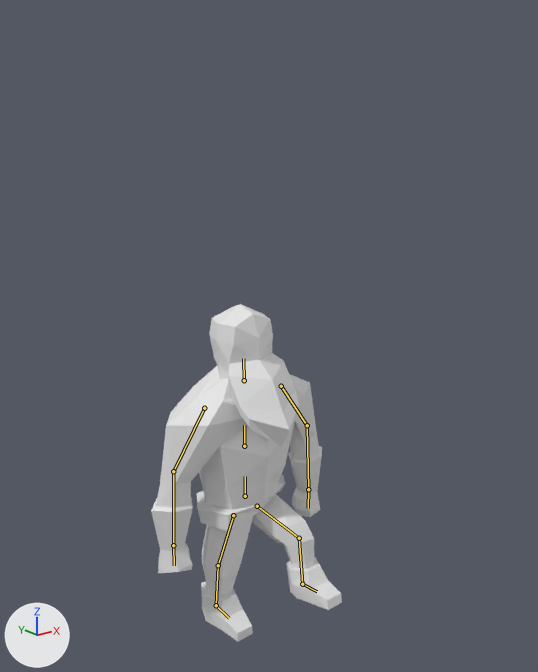
Before and after pictures for a commit that changed the Blender file Animations/WarriorGroundStomp.blend.
The view is the same before and after, from a 50 mm lens placed at (-10.78, -14.47, 13.56), pointed at (-0.06, -1.06, 8.2). Lighting does not change. The marker at lower left points along +X, +Y and +Z. Both versions are drawn at frame 15 of the action 'ArmatureAction'; the numbers are the values there. The bones that bend it are drawn over the model as lines.
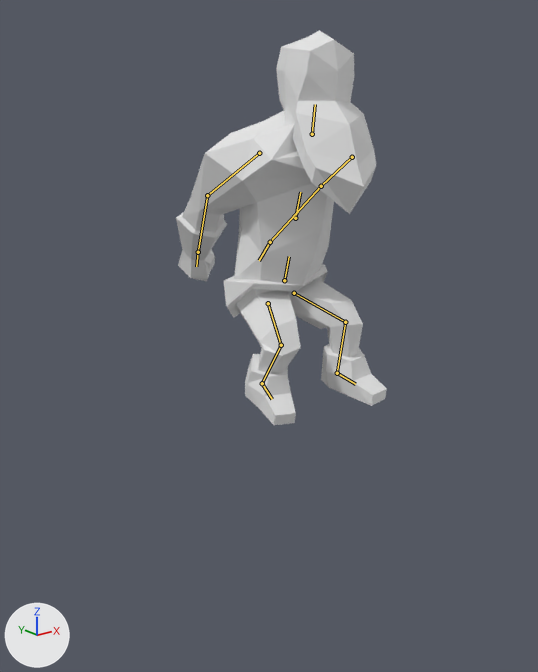
Edits to the bpy script that builds the scene:
```text
Change bone_root:
    where bone_root = bpy.data.objects['Armature'].pose.bones['Root']
    bone_root.location: (0.0, 0.0, 0.0) -> (0.0, 6.29, 1.6)
    bone_root.rotation_euler: (0.0, 0.0, 0.0) -> (0.209, -0.0873, -0.0524)  # degrees (0, 0, 0) -> degrees (12, -5, -3)
Change bone_chest:
    where bone_chest = bpy.data.objects['Armature'].pose.bones['Chest']  # child of 'Root'
    bone_chest.rotation_euler: (0.0, 0.0, 0.0) -> (0.0, 0.0, -0.0175)  # degrees (0, 0, 0) -> degrees (0, 0, -1)
Change bone_shoulder_r:
    where bone_shoulder_r = bpy.data.objects['Armature'].pose.bones['Shoulder.R']  # child of 'Chest'
    bone_shoulder_r.rotation_quaternion: (1.0, 0.0, 0.0, 0.0) -> (0.929, -0.153, 0.035, 0.334)  # degrees (0, 0, 0) -> degrees (-15, 10, 38)
Change bone_shoulder_l:
    where bone_shoulder_l = bpy.data.objects['Armature'].pose.bones['Shoulder.L']  # child of 'Chest'
    bone_shoulder_l.rotation_quaternion: (1.0, 0.0, 0.0, 0.0) -> (0.891, 0.293, 0.143, -0.319)  # degrees (0, 0, 0) -> degrees (29, 26, -33)
Change bone_arm_l:
    where bone_arm_l = bpy.data.objects['Armature'].pose.bones['Arm.L']  # child of 'Shoulder.L'
    bone_arm_l.rotation_quaternion: (1.0, 0.0, 0.0, 0.0) -> (0.984, -0.175, 0.024, -0.054)  # degrees (0, 0, 0) -> degrees (-20, 2, -7)
Change bone_hand_l:
    where bone_hand_l = bpy.data.objects['Armature'].pose.bones['Hand.L']  # child of 'Arm.L'
    bone_hand_l.rotation_quaternion: (1.0, 0.0, 0.0, 0.0) -> (0.995, -0.108, -0.011, -0.011)  # degrees (0, 0, 0) -> degrees (-12, -1, -1)
Change bone_head:
    where bone_head = bpy.data.objects['Armature'].pose.bones['Head']  # child of 'Chest'
    bone_head.rotation_quaternion: (1.0, 0.0, 0.0, 0.0) -> (1.0, -0.04, 0.005, 0.027)  # degrees (0, 0, 0) -> degrees (-5, 1, 3)
Change bone_leg_r:
    where bone_leg_r = bpy.data.objects['Armature'].pose.bones['Leg.R']  # child of 'Root'
    bone_leg_r.location: (0.0, 0.0, 0.0) -> (-0.02, 0.06, 0.06)
    bone_leg_r.rotation_quaternion: (1.0, 0.0, 0.0, 0.0) -> (0.779, 0.562, 0.254, -0.112)  # degrees (0, 0, 0) -> degrees (74, 31, 8)
Change bone_calf_r:
    where bone_calf_r = bpy.data.objects['Armature'].pose.bones['Calf.R']  # child of 'Leg.R'
    bone_calf_r.location: (0.0, 0.0, 0.0) -> (0.0, -0.07, 0.0)
    bone_calf_r.rotation_quaternion: (1.0, 0.0, 0.0, 0.0) -> (0.681, 0.733, 0.006, 0.032)  # degrees (0, 0, 0) -> degrees (94, -2, 3)
Change bone_foot_r:
    where bone_foot_r = bpy.data.objects['Armature'].pose.bones['Foot.R']  # child of 'Calf.R'
    bone_foot_r.rotation_quaternion: (1.0, 0.0, 0.0, 0.0) -> (0.988, 0.132, 0.004, -0.087)  # degrees (0, 0, 0) -> degrees (15, 2, -10)
Change bone_leg_l:
    where bone_leg_l = bpy.data.objects['Armature'].pose.bones['Leg.L']  # child of 'Root'
    bone_leg_l.location: (0.0, 0.0, 0.0) -> (0.05, -0.07, -0.03)
    bone_leg_l.rotation_quaternion: (0.811, 0.078, -0.179, 0.436) -> (0.779, 0.049, -0.213, 0.588)  # degrees (-2, -24, 57) -> degrees (-11, -23, 76)
Change bone_calf_l:
    where bone_calf_l = bpy.data.objects['Armature'].pose.bones['Calf.L']  # child of 'Leg.L'
    bone_calf_l.location: (0.0, 0.0, 0.0) -> (0.0, 0.07, 0.0)
    bone_calf_l.rotation_quaternion: (0.879, 0.393, 0.0, 0.0) -> (0.81, 0.587, 0.0, 0.032)  # degrees (48, 0, 0) -> degrees (72, -2, 3)
Change bone_foot_l:
    where bone_foot_l = bpy.data.objects['Armature'].pose.bones['Foot.L']  # child of 'Calf.L'
    bone_foot_l.rotation_quaternion: (1.0, 0.0, 0.0, 0.0) -> (0.997, 0.0, 0.011, 0.086)  # degrees (0, 0, 0) -> degrees (0, 1, 10)
```

Pixel boxes [x1, y1, x2, y2] of what changed, in the pictures (538 x 672 px):
'Cube', posed (10% wider, 17% taller)
    before: [151, 304, 342, 641]
    after: [176, 30, 387, 425]
bone 'Root', root to tip
    before: (245, 496) to (245, 476)
    after: (284, 280) to (289, 256)
bone 'Chest', root to tip
    before: (244, 446) to (244, 425)
    after: (295, 218) to (300, 192)
bone 'Shoulder.R', root to tip
    before: (204, 408) to (173, 471)
    after: (259, 153) to (207, 195)
bone 'Shoulder.L', root to tip
    before: (281, 386) to (307, 425)
    after: (352, 157) to (321, 186)
bone 'Arm.L', root to tip
    before: (307, 425) to (308, 489)
    after: (321, 186) to (270, 242)
bone 'Hand.L', root to tip
    before: (308, 489) to (308, 508)
    after: (270, 242) to (259, 260)
bone 'Head', root to tip
    before: (244, 380) to (243, 358)
    after: (312, 134) to (315, 104)
bone 'Leg.R', root to tip
    before: (233, 515) to (218, 565)
    after: (268, 303) to (281, 345)
bone 'Calf.R', root to tip
    before: (218, 565) to (216, 605)
    after: (281, 345) to (262, 383)
bone 'Foot.R', root to tip
    before: (216, 605) to (229, 618)
    after: (262, 383) to (272, 399)
bone 'Leg.L', root to tip
    before: (257, 506) to (299, 538)
    after: (294, 293) to (345, 322)
bone 'Calf.L', root to tip
    before: (299, 538) to (302, 584)
    after: (345, 322) to (337, 373)
bone 'Foot.L', root to tip
    before: (302, 584) to (317, 591)
    after: (337, 373) to (355, 384)
